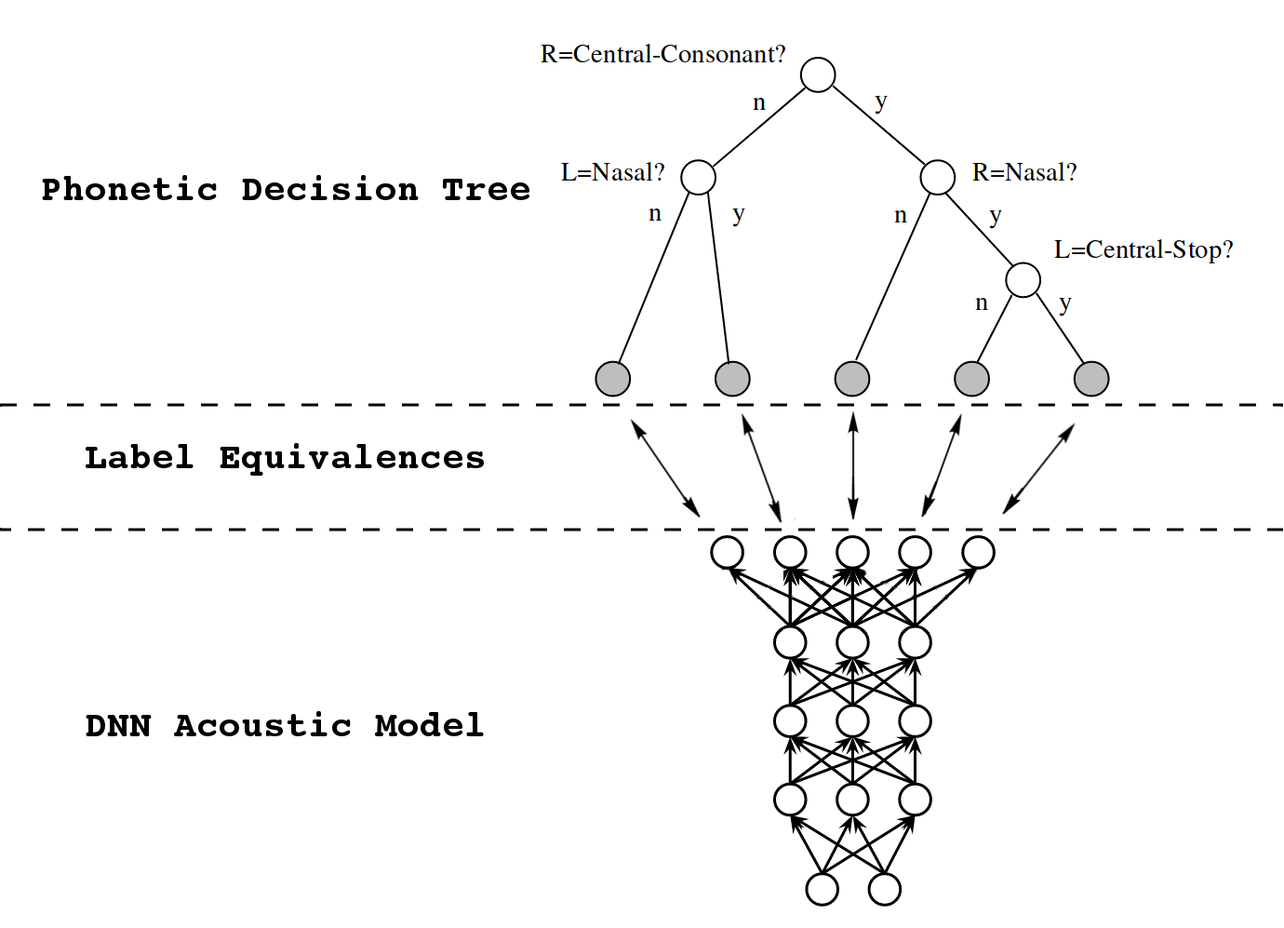
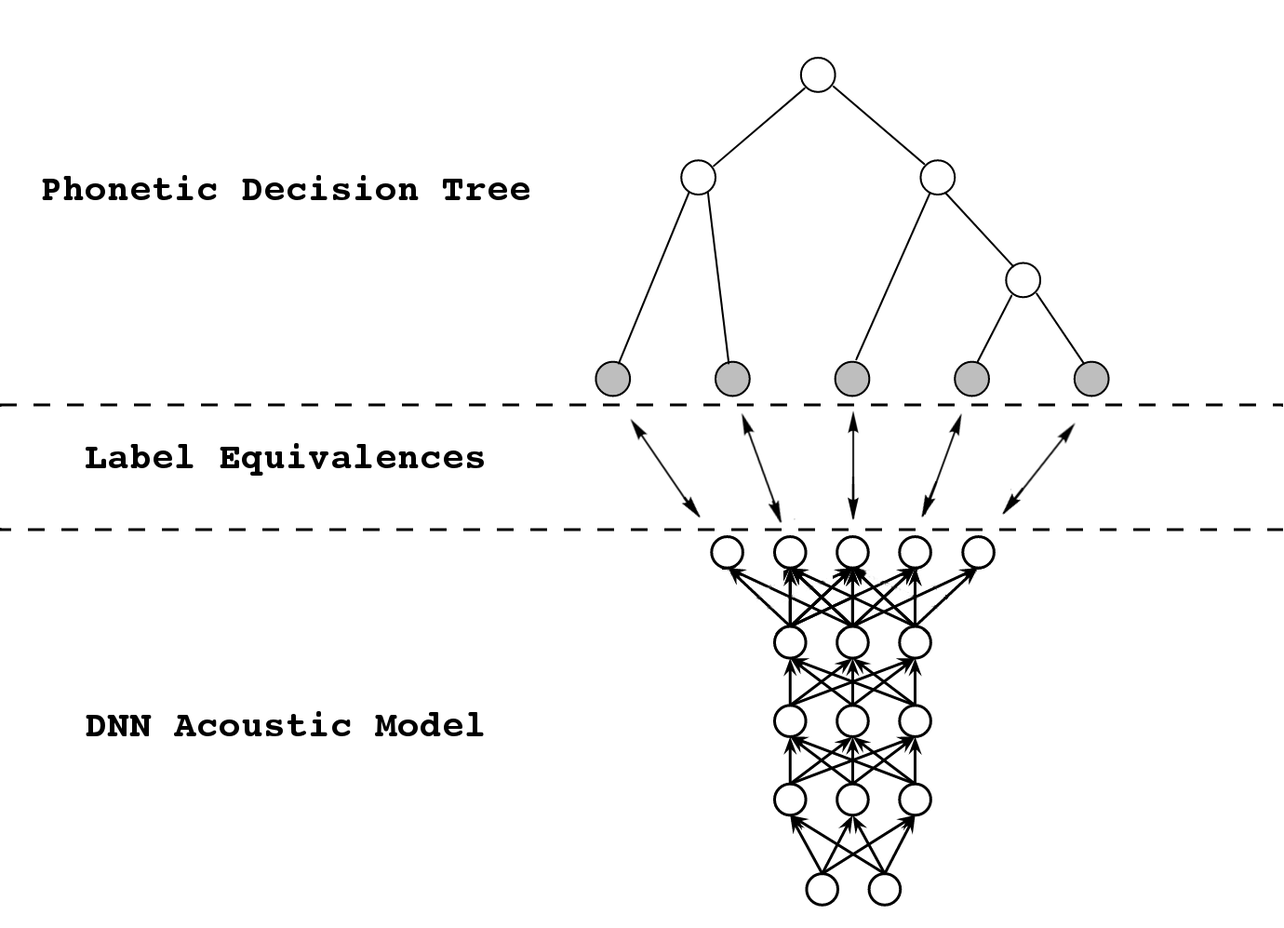
Revision of a layered 1284 × 928 image; what changed, layer by layer:
painted on "tree-net.png" over (x1=540, y1=43, x2=1234, y2=317)
